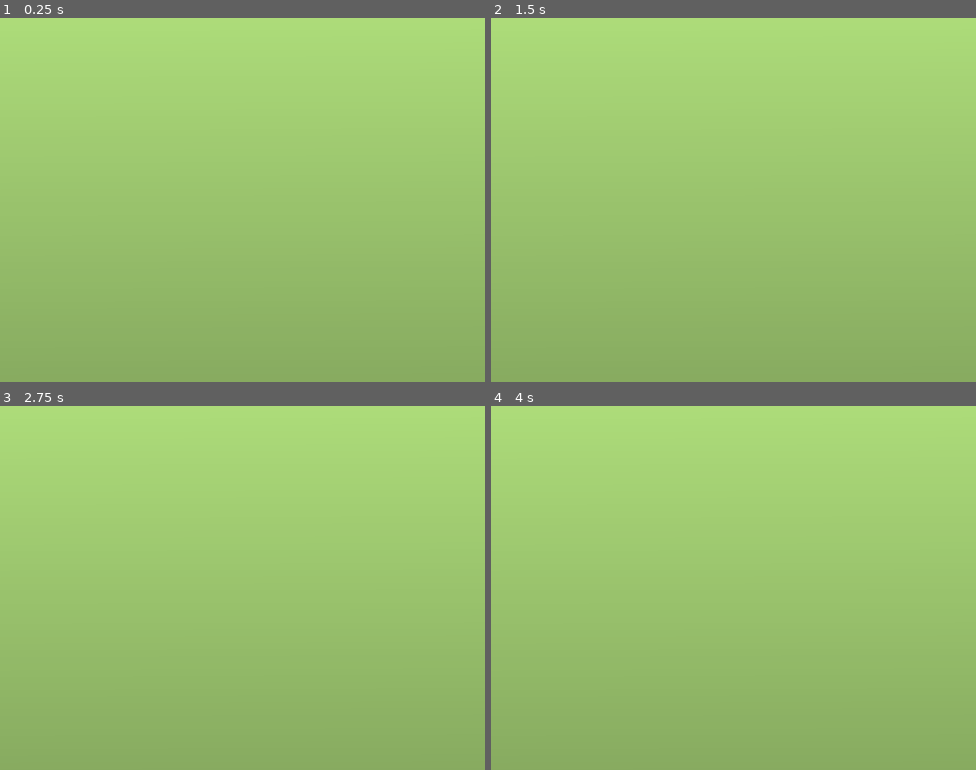
Above: before the commit, frames 1-4 (two rows, left to right).
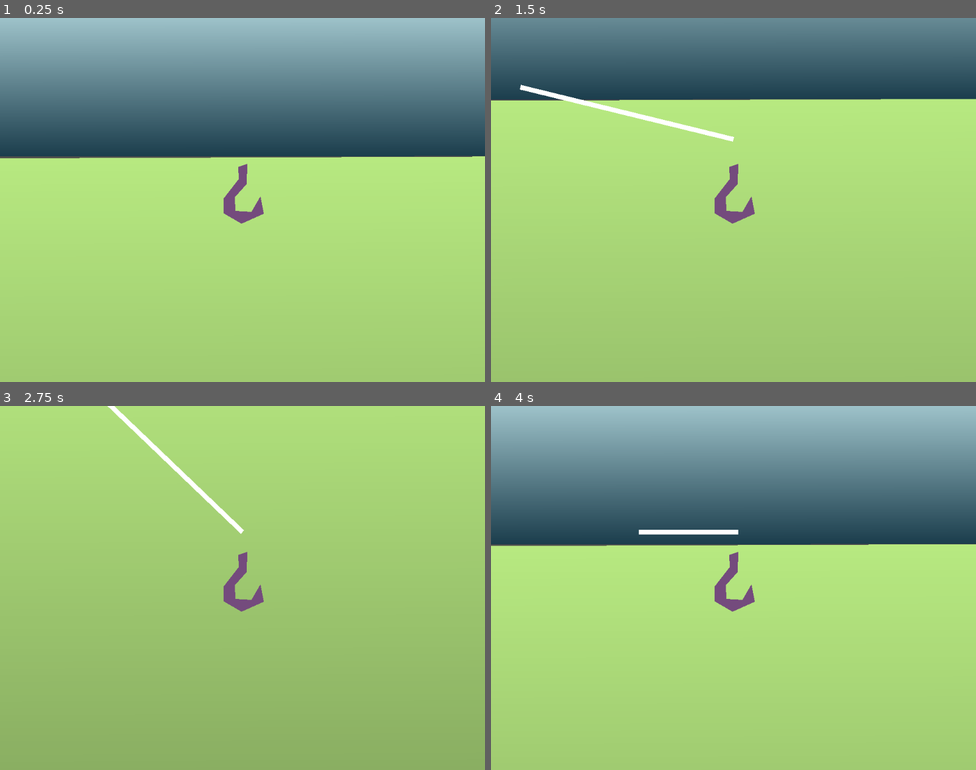
Above: after the commit, the same moments.

Repository: malceore/LD57
Game: Godot game, scene res://scenes/dive_game/dive_game.tscn
The game is run twice, just before and just after one commit, with the same random seed, the same clock (stepped at 60 frames per second) and the same inputs. The project has no main scene, so this scene is started directly.
Inputs:
- Up to frame 1 (0.25 s): no input
- Up to frame 2 (1.5 s): tap Enter at 0.5 s; hold Right (right) 0.53-1.28 s; hold S (down) from 1.28 s (still down)
- Up to frame 3 (2.75 s): release S (down) at 2.03 s; hold Right (right) from 2.03 s (still down)
- Up to frame 4 (4 s): tap Space at 2.75 s; release Right (right) at 2.78 s; hold W (up) 2.78-3.53 s; hold Left (left) from 3.53 s (still down)

The runs differ from the first frame. In frame 1, 100% of the frame differs, in the area x 0-100%, y 0-100%; in frame 2, 65%; in frame 3, 1.0%; in frame 4, 100%.
Error before the commit: Attempt to call function 'get_point_position' in base 'null instance' on a null instance. (res://scenes/hook/hook.gd:5)

Commit message:
added a bunch of supporting scenes for the diving game, fixing globals.

Diff:
--- a/globals/globals.gd
+++ b/globals/globals.gd
@@ -1,4 +1,4 @@
-
+extends Node
 
 enum GameMode {
     DIVE_GAME,
@@ -6,3 +6,4 @@
 }
 
 var CURRENT_MODE = GameMode.STEALTH_GAME
+var SCORE = 0
--- /dev/null
+++ b/scenes/bomb/bomb.gd
@@ -0,0 +1,27 @@
+extends RigidBody2D
+
+@export var ship_return : Area2D
+
+var grabbed = false
+
+func release():
+	grabbed = false
+	set_freeze_enabled(false)
+
+
+func _on_area_2d_body_entered(body:Node2D) -> void:
+	if body.name == "hook":
+		grabbed = true
+		reparent(body.get_parent().get_node("inventory"))
+		set_freeze_enabled(true)
+		if ship_return != null:
+			ship_return.enable()
+
+func _on_body_entered(body:Node) -> void:
+	if body.name == "hook":
+		grabbed = true
+		set_freeze_enabled(true)
+		reparent(body.get_parent().get_node("inventory"))
+		print(body.get_parent().name)
+		if ship_return != null:
+			ship_return.enable()
--- a/scenes/bomb/bomb.tscn
+++ b/scenes/bomb/bomb.tscn
@@ -1,7 +1,28 @@
-[gd_scene format=3 uid="uid://6810kunj2ydg"]
+[gd_scene load_steps=3 format=3 uid="uid://6810kunj2ydg"]
 
-[node name="bomb" type="Node2D"]
+[ext_resource type="Script" uid="uid://cyua0k844dap5" path="res://scenes/bomb/bomb.gd" id="1_yj6gm"]
+
+[sub_resource type="CircleShape2D" id="CircleShape2D_rqjch"]
+radius = 50.1597
+
+[node name="bomb" type="RigidBody2D"]
+collision_layer = 4
+collision_mask = 4
+script = ExtResource("1_yj6gm")
 
 [node name="graphic" type="Polygon2D" parent="."]
+position = Vector2(0, 9)
 color = Color(0.821004, 0.747525, 0.908327, 1)
 polygon = PackedVector2Array(-47, 6, -16, 35, 21, 34, 52, 8, 52, -29, 19, -50, -20, -50, -48, -21)
+
+[node name="CollisionShape2D" type="CollisionShape2D" parent="."]
+shape = SubResource("CircleShape2D_rqjch")
+debug_color = Color(0.90868, 0.0998603, 0.689213, 0.42)
+
+[node name="Area2D" type="Area2D" parent="."]
+
+[node name="CollisionShape2D" type="CollisionShape2D" parent="Area2D"]
+shape = SubResource("CircleShape2D_rqjch")
+
+[connection signal="body_entered" from="." to="." method="_on_body_entered"]
+[connection signal="body_entered" from="Area2D" to="." method="_on_area_2d_body_entered"]
--- a/scenes/dive_game/dive_game.tscn
+++ b/scenes/dive_game/dive_game.tscn
@@ -1,7 +1,9 @@
-[gd_scene load_steps=9 format=3 uid="uid://ctkqqdsl58d8v"]
+[gd_scene load_steps=12 format=3 uid="uid://ctkqqdsl58d8v"]
 
 [ext_resource type="PackedScene" uid="uid://dlmaqgfrr00m4" path="res://scenes/hook/hook.tscn" id="1_dp1kh"]
 [ext_resource type="PackedScene" uid="uid://6810kunj2ydg" path="res://scenes/bomb/bomb.tscn" id="1_iy2vq"]
+[ext_resource type="PackedScene" uid="uid://ck6d856w06301" path="res://scenes/ship_return/ship_return.tscn" id="3_y4m4o"]
+[ext_resource type="PackedScene" uid="uid://bctsirkhbaav0" path="res://scenes/obstacle/obstacle.tscn" id="4_gyhy8"]
 
 [sub_resource type="Gradient" id="Gradient_hey8n"]
 colors = PackedColorArray(0.0332386, 0.0219696, 0.042057, 1, 0.718887, 0.915002, 0.504979, 1)
@@ -15,10 +17,15 @@
 [sub_resource type="GradientTexture1D" id="GradientTexture1D_y4m4o"]
 gradient = SubResource("Gradient_iy2vq")
 
-[sub_resource type="Gradient" id="Gradient_dp1kh"]
+[sub_resource type="WorldBoundaryShape2D" id="WorldBoundaryShape2D_iy2vq"]
+normal = Vector2(-1, 0)
 
-[sub_resource type="GradientTexture1D" id="GradientTexture1D_iy2vq"]
-gradient = SubResource("Gradient_dp1kh")
+[sub_resource type="WorldBoundaryShape2D" id="WorldBoundaryShape2D_y4m4o"]
+normal = Vector2(1, 0)
+
+[sub_resource type="WorldBoundaryShape2D" id="WorldBoundaryShape2D_gyhy8"]
+normal = Vector2(0, 1)
+distance = -203.0
 
 [node name="Node2D" type="Node2D"]
 
@@ -26,51 +33,63 @@
 
 [node name="TextureRect" type="TextureRect" parent="Background"]
 offset_left = -1028.0
-offset_top = 3362.0
+offset_top = 3363.0
 offset_right = 2539.0
-offset_bottom = 5444.0
+offset_bottom = 5445.0
 rotation = 4.70877
 texture = SubResource("GradientTexture1D_dp1kh")
 
 [node name="TextureRect2" type="TextureRect" parent="Background"]
-offset_left = -770.0
+offset_left = -1033.0
 offset_top = -209.0
-offset_right = -375.0
-offset_bottom = 1534.0
+offset_right = -638.0
+offset_bottom = 1848.0
 rotation = -1.57187
 texture = SubResource("GradientTexture1D_y4m4o")
 
 [node name="boat" type="Polygon2D" parent="Background"]
+visible = false
 position = Vector2(-6, -177)
 color = Color(0.105435, 0.206834, 0.20296, 1)
 polygon = PackedVector2Array(-123, -78, -36, -78, -36, -149, 21, -151, 21, -84, 146, -84, 122, -43, 97, -34, -96, -34, -110, -43)
 
-[node name="TextureRect3" type="TextureRect" parent="Background"]
-offset_left = -1078.0
-offset_top = 3467.0
-offset_right = -254.0
-offset_bottom = 4336.0
-rotation = -1.58573
-texture = SubResource("GradientTexture1D_iy2vq")
-
-[node name="TextureRect4" type="TextureRect" parent="Background"]
-offset_left = 318.0
-offset_top = 3528.0
-offset_right = 869.0
-offset_bottom = 4397.0
-rotation = -1.58573
-texture = SubResource("GradientTexture1D_iy2vq")
-
-[node name="TextureRect5" type="TextureRect" parent="Background"]
-offset_left = -405.0
-offset_top = 3793.0
-offset_right = 146.0
-offset_bottom = 4662.0
-rotation = -1.58573
-texture = SubResource("GradientTexture1D_iy2vq")
-
-[node name="bomb" parent="." instance=ExtResource("1_iy2vq")]
+[node name="bomb" parent="." node_paths=PackedStringArray("ship_return") instance=ExtResource("1_iy2vq")]
 position = Vector2(38, 3081)
+ship_return = NodePath("../ShipReturn")
 
 [node name="hook" parent="." instance=ExtResource("1_dp1kh")]
 position = Vector2(0, -118)
+
+[node name="WorldBoundry" type="StaticBody2D" parent="."]
+
+[node name="CollisionShape2D" type="CollisionShape2D" parent="WorldBoundry"]
+position = Vector2(514, -210)
+shape = SubResource("WorldBoundaryShape2D_iy2vq")
+
+[node name="CollisionShape2D2" type="CollisionShape2D" parent="WorldBoundry"]
+position = Vector2(-516, -209)
+shape = SubResource("WorldBoundaryShape2D_y4m4o")
+
+[node name="CollisionShape2D3" type="CollisionShape2D" parent="WorldBoundry"]
+shape = SubResource("WorldBoundaryShape2D_gyhy8")
+
+[node name="ShipReturn" parent="." instance=ExtResource("3_y4m4o")]
+position = Vector2(1, -220)
+
+[node name="obstacle6" parent="." instance=ExtResource("4_gyhy8")]
+position = Vector2(-440, 3039)
+
+[node name="obstacle5" parent="." instance=ExtResource("4_gyhy8")]
+position = Vector2(-272, 2771)
+
+[node name="obstacle4" parent="." instance=ExtResource("4_gyhy8")]
+position = Vector2(-525, 3309)
+
+[node name="obstacle3" parent="." instance=ExtResource("4_gyhy8")]
+position = Vector2(31, 3497)
+
+[node name="obstacle2" parent="." instance=ExtResource("4_gyhy8")]
+position = Vector2(-254, 3469)
+
+[node name="obstacle" parent="." instance=ExtResource("4_gyhy8")]
+position = Vector2(320, 3455)
--- /dev/null
+++ b/scenes/float_text/float_text.gd
@@ -0,0 +1,12 @@
+extends Node2D
+
+@onready var float_text = get_node("RichTextLabel")
+
+var boiler_plate = "[center]"
+
+func _ready() -> void:
+    $AnimationPlayer.play("hide")
+
+func reveal(text):
+    $RichTextLabel.text = text
+    $AnimationPlayer.play("reveal")
--- /dev/null
+++ b/scenes/float_text/float_text.tscn
@@ -0,0 +1,97 @@
+[gd_scene load_steps=7 format=3 uid="uid://dqeweh216gmlj"]
+
+[ext_resource type="Script" uid="uid://dhgyqwak1jam3" path="res://scenes/float_text/float_text.gd" id="1_ksc7d"]
+
+[sub_resource type="Animation" id="Animation_ksc7d"]
+resource_name = "default"
+tracks/0/type = "value"
+tracks/0/imported = false
+tracks/0/enabled = true
+tracks/0/path = NodePath("RichTextLabel:modulate")
+tracks/0/interp = 1
+tracks/0/loop_wrap = true
+tracks/0/keys = {
+"times": PackedFloat32Array(0),
+"transitions": PackedFloat32Array(1),
+"update": 0,
+"values": [Color(1, 1, 1, 1)]
+}
+
+[sub_resource type="Animation" id="Animation_h5fke"]
+resource_name = "reveal"
+tracks/0/type = "value"
+tracks/0/imported = false
+tracks/0/enabled = true
+tracks/0/path = NodePath("RichTextLabel:modulate")
+tracks/0/interp = 1
+tracks/0/loop_wrap = true
+tracks/0/keys = {
+"times": PackedFloat32Array(0, 1),
+"transitions": PackedFloat32Array(1, 1),
+"update": 0,
+"values": [Color(1, 1, 1, 0), Color(1, 1, 1, 1)]
+}
+
+[sub_resource type="Animation" id="Animation_r5j0u"]
+resource_name = "hide"
+tracks/0/type = "value"
+tracks/0/imported = false
+tracks/0/enabled = true
+tracks/0/path = NodePath("RichTextLabel:modulate")
+tracks/0/interp = 1
+tracks/0/loop_wrap = true
+tracks/0/keys = {
+"times": PackedFloat32Array(0),
+"transitions": PackedFloat32Array(1),
+"update": 0,
+"values": [Color(1, 1, 1, 0)]
+}
+
+[sub_resource type="Animation" id="Animation_ks3pf"]
+length = 0.001
+tracks/0/type = "value"
+tracks/0/imported = false
+tracks/0/enabled = true
+tracks/0/path = NodePath("RichTextLabel:modulate")
+tracks/0/interp = 1
+tracks/0/loop_wrap = true
+tracks/0/keys = {
+"times": PackedFloat32Array(0),
+"transitions": PackedFloat32Array(1),
+"update": 0,
+"values": [Color(1, 1, 1, 0)]
+}
+
+[sub_resource type="AnimationLibrary" id="AnimationLibrary_rd7jv"]
+_data = {
+&"RESET": SubResource("Animation_ks3pf"),
+&"default": SubResource("Animation_ksc7d"),
+&"hide": SubResource("Animation_r5j0u"),
+&"reveal": SubResource("Animation_h5fke")
+}
+
+[node name="float_text" type="Node2D"]
+script = ExtResource("1_ksc7d")
+
+[node name="RichTextLabel" type="RichTextLabel" parent="."]
+modulate = Color(1, 1, 1, 0)
+anchors_preset = 8
+anchor_left = 0.5
+anchor_top = 0.5
+anchor_right = 0.5
+anchor_bottom = 0.5
+offset_left = -102.0
+offset_top = -20.0
+offset_right = 102.0
+offset_bottom = 20.0
+grow_horizontal = 2
+grow_vertical = 2
+bbcode_enabled = true
+text = "[center]Placeholder"
+fit_content = true
+scroll_active = false
+
+[node name="AnimationPlayer" type="AnimationPlayer" parent="."]
+libraries = {
+&"": SubResource("AnimationLibrary_rd7jv")
+}
--- a/scenes/hook/hook.gd
+++ b/scenes/hook/hook.gd
@@ -1,16 +1,35 @@
-extends CharacterBody2D
+extends Node2D
 
 @export var speed = 600
 
-var point1 = get_node("Line2d").get_point_position(0)
-var point2 = get_node("Line2d").get_point_position(1)
+@onready var chain = get_node("chain")
+@onready var hook = get_node("hook")
+@onready var inventory = $hook/inventory
+
+var hit_count = 0
+
+func on_hit():
+	print("Yo, I got hit!")
+	hit_count += 1
+
+	if hit_count == 1 and inventory.get_children().size() > 0:
+		var child = inventory.get_child(0)
+		child.release()
+		child.reparent(get_parent())
+	elif hit_count > 1:
+		print("Bomb explodes!")
 
 func get_input():
-	var input_direction = Input.get_vector("left", "right", "up", "down")
-	velocity = input_direction * speed
+	if ready:
+		var input_direction = Input.get_vector("left", "right", "up", "down")
+		hook.velocity = input_direction * speed
 
 func _physics_process(delta):
-	get_input()
-	point1.set_position(get_node("spool").get_global_position())
-	point2.set_position(get_global_position())
-	move_and_slide()
+	if ready:
+		var colliding = hook.get_last_slide_collision()
+		if colliding != null:# and colliding.name == "obstacle":
+			on_hit()
+		get_input()
+		chain.set_point_position(0, get_node("spool").get_global_position())
+		chain.set_point_position(1, get_node("hook").get_global_position())
+		hook.move_and_slide()
--- a/scenes/hook/hook.tscn
+++ b/scenes/hook/hook.tscn
@@ -5,23 +5,25 @@
 [sub_resource type="CircleShape2D" id="CircleShape2D_x1wii"]
 radius = 43.7379
 
-[node name="hook" type="CharacterBody2D"]
+[node name="hook" type="Node2D"]
 script = ExtResource("1_x1wii")
 
-[node name="graphic" type="Polygon2D" parent="."]
+[node name="spool" type="Node2D" parent="."]
+
+[node name="chain" type="Line2D" parent="."]
+points = PackedVector2Array(0, 0, 0, 0)
+
+[node name="hook" type="CharacterBody2D" parent="."]
+collision_layer = 3
+
+[node name="graphic" type="Polygon2D" parent="hook"]
 color = Color(0.455413, 0.296797, 0.493037, 1)
 polygon = PackedVector2Array(-9, -70, -8, -44, -40, -3, -40, 28, -2, 50, 45, 29, 38, -8, 19, 25, -15, 23, -16, -6, 9, -34, 10, -76)
 
-[node name="CollisionShape2D" type="CollisionShape2D" parent="."]
+[node name="CollisionShape2D" type="CollisionShape2D" parent="hook"]
 position = Vector2(0, 5)
 shape = SubResource("CircleShape2D_x1wii")
 
-[node name="spool" type="Node2D" parent="."]
-position = Vector2(0, -101)
+[node name="Camera2D" type="Camera2D" parent="hook"]
 
-[node name="Line2D" type="Line2D" parent="."]
-points = PackedVector2Array(0, 0, 0, 0)
-
-[node name="Node" type="Node" parent="."]
-
-[node name="Node2D" type="Node2D" parent="."]
+[node name="inventory" type="Node2D" parent="hook"]
--- /dev/null
+++ b/scenes/obstacle/obstacle.gd
@@ -0,0 +1 @@
+extends Node2D
--- /dev/null
+++ b/scenes/obstacle/obstacle.tscn
@@ -0,0 +1,26 @@
+[gd_scene load_steps=4 format=3 uid="uid://bctsirkhbaav0"]
+
+[sub_resource type="Gradient" id="Gradient_f7iuw"]
+
+[sub_resource type="GradientTexture1D" id="GradientTexture1D_1ys07"]
+gradient = SubResource("Gradient_f7iuw")
+
+[sub_resource type="RectangleShape2D" id="RectangleShape2D_1ys07"]
+size = Vector2(241, 219)
+
+[node name="obstacle" type="Node2D"]
+
+[node name="TextureRect" type="TextureRect" parent="."]
+offset_left = 1.0
+offset_top = -233.0
+offset_right = 232.0
+offset_bottom = -2.0
+texture = SubResource("GradientTexture1D_1ys07")
+
+[node name="StaticBody2D" type="StaticBody2D" parent="."]
+position = Vector2(4.76837e-07, -4.76837e-07)
+collision_layer = 7
+
+[node name="CollisionShape2D" type="CollisionShape2D" parent="StaticBody2D"]
+position = Vector2(128.5, -117.5)
+shape = SubResource("RectangleShape2D_1ys07")
--- /dev/null
+++ b/scenes/ship_return/ship_return.gd
@@ -0,0 +1,13 @@
+extends Area2D
+
+@onready var score_float_text = get_node("float_text")
+@onready var colShape2D = get_node("CollisionShape2D")
+
+var enabled = false
+
+func enable():
+	enabled = true
+
+func _on_body_entered(body:Node2D) -> void:
+	if enabled:
+		score_float_text.reveal("test")
--- /dev/null
+++ b/scenes/ship_return/ship_return.tscn
@@ -0,0 +1,19 @@
+[gd_scene load_steps=4 format=3 uid="uid://ck6d856w06301"]
+
+[ext_resource type="Script" uid="uid://dr8jv60nto0ty" path="res://scenes/ship_return/ship_return.gd" id="1_dikw6"]
+[ext_resource type="PackedScene" uid="uid://dqeweh216gmlj" path="res://scenes/float_text/float_text.tscn" id="2_e7i2m"]
+
+[sub_resource type="RectangleShape2D" id="RectangleShape2D_iy2vq"]
+size = Vector2(267, 162)
+
+[node name="ShipReturn" type="Area2D"]
+script = ExtResource("1_dikw6")
+
+[node name="CollisionShape2D" type="CollisionShape2D" parent="."]
+position = Vector2(-1, -1)
+shape = SubResource("RectangleShape2D_iy2vq")
+
+[node name="float_text" parent="." instance=ExtResource("2_e7i2m")]
+position = Vector2(61, -82)
+
+[connection signal="body_entered" from="." to="." method="_on_body_entered"]
Not shown, added: scenes/bomb/bomb.gd.uid
Not shown, added: scenes/float_text/float_text.gd.uid
Not shown, added: scenes/obstacle/obstacle.gd.uid
Not shown, added: scenes/ship_return/ship_return.gd.uid
